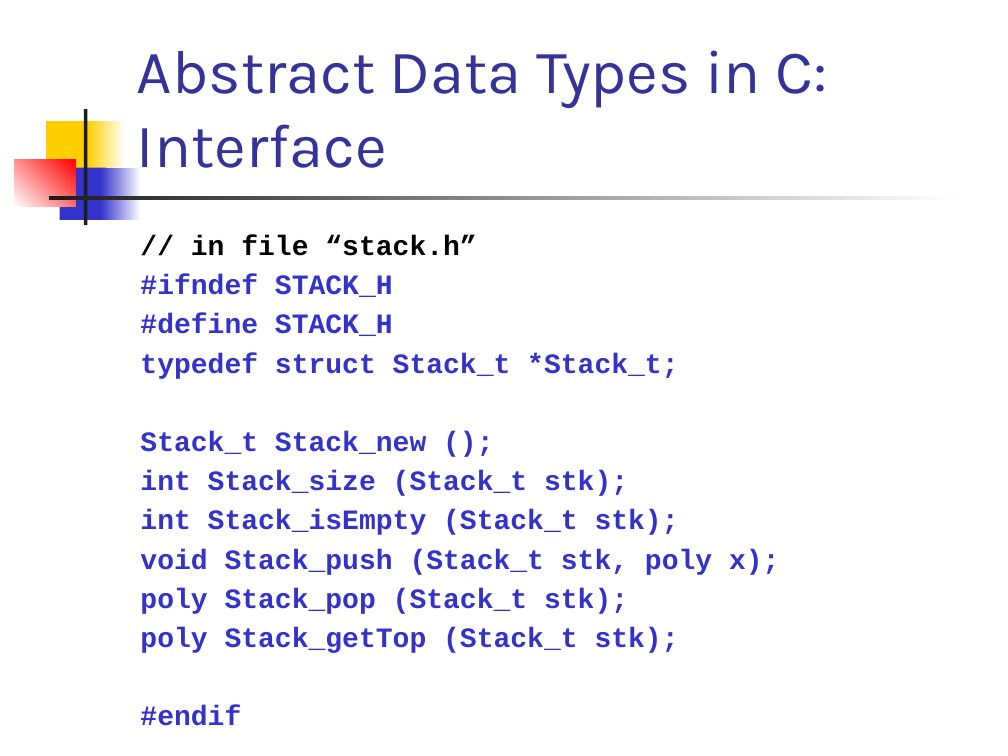
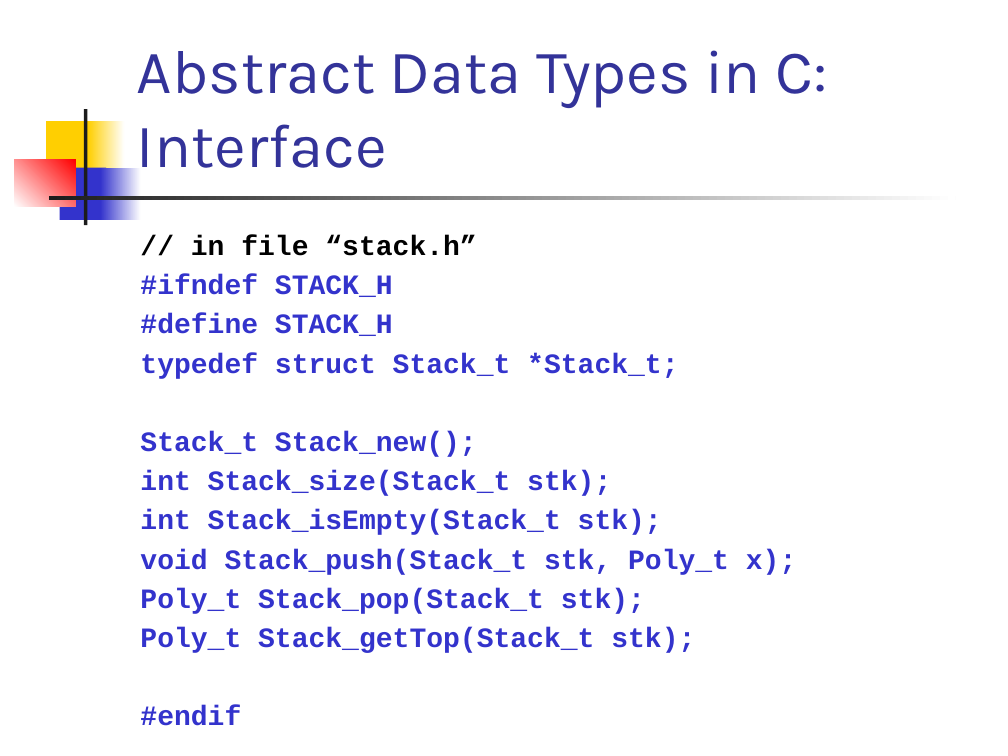
Before and after one commit to csslab-ustc/csslab-ustc.github.io, a slide deck: slide 4 of courses/sysprog/slides/lec15-stack.pptx. Drawn at 1008x756 pixels with LibreOffice and Linux fonts; fonts in the diff are those of the drawing. Boxes give left, top, right and bottom in pixels: in the first picture for what was removed or moved away, otherwise in the second. Text is boxed around its words. In the diff, an @@ line names an element or a change of style, - is before the commit and + after.

Commit message:
revised

```diff
--- a/courses/sysprog/slides/lec15-stack.pptx
+++ b/courses/sysprog/slides/lec15-stack.pptx
@@ text at <box>140,431,796,653</box>: text changed @@
-Stack_t Stack_new ();
-int Stack_size (Stack_t stk);
-int Stack_isEmpty (Stack_t stk);
-void Stack_push (Stack_t stk, poly x);
-poly Stack_pop (Stack_t stk);
-poly Stack_getTop (Stack_t stk);
+Stack_t Stack_new();
+int Stack_size(Stack_t stk);
+int Stack_isEmpty(Stack_t stk);
+void Stack_push(Stack_t stk, Poly_t x);
+Poly_t Stack_pop(Stack_t stk);
+Poly_t Stack_getTop(Stack_t stk);
```
Also in this commit, not shown: 2 other slides changed.
